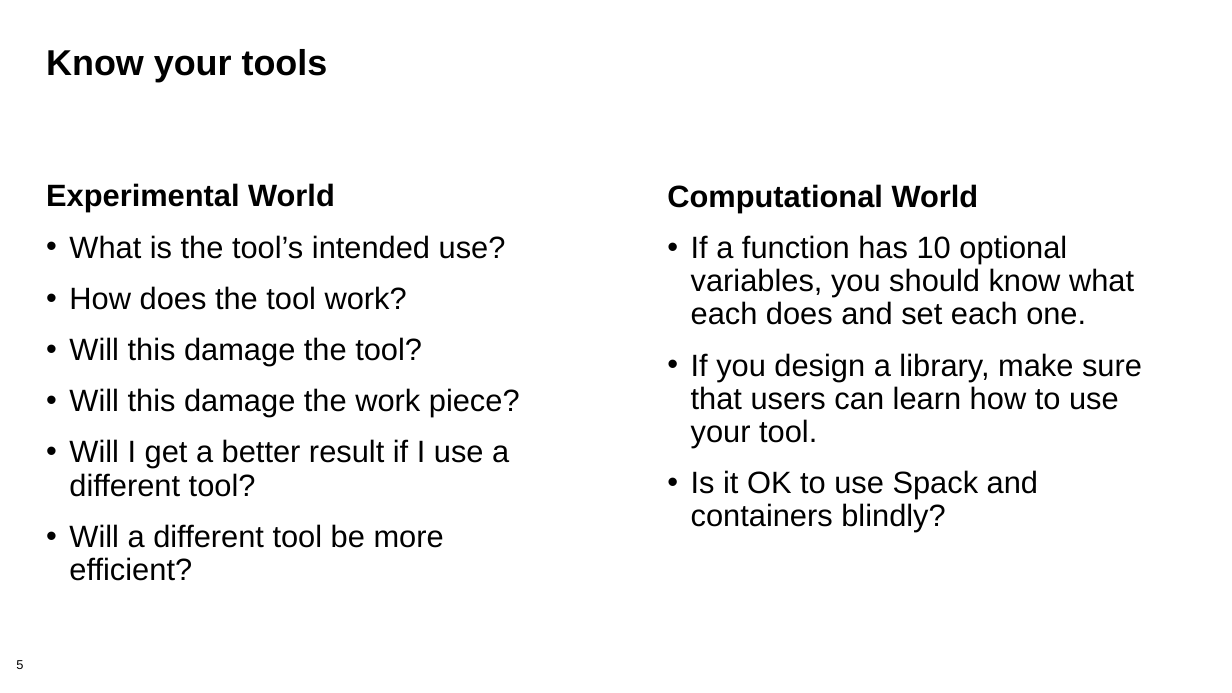
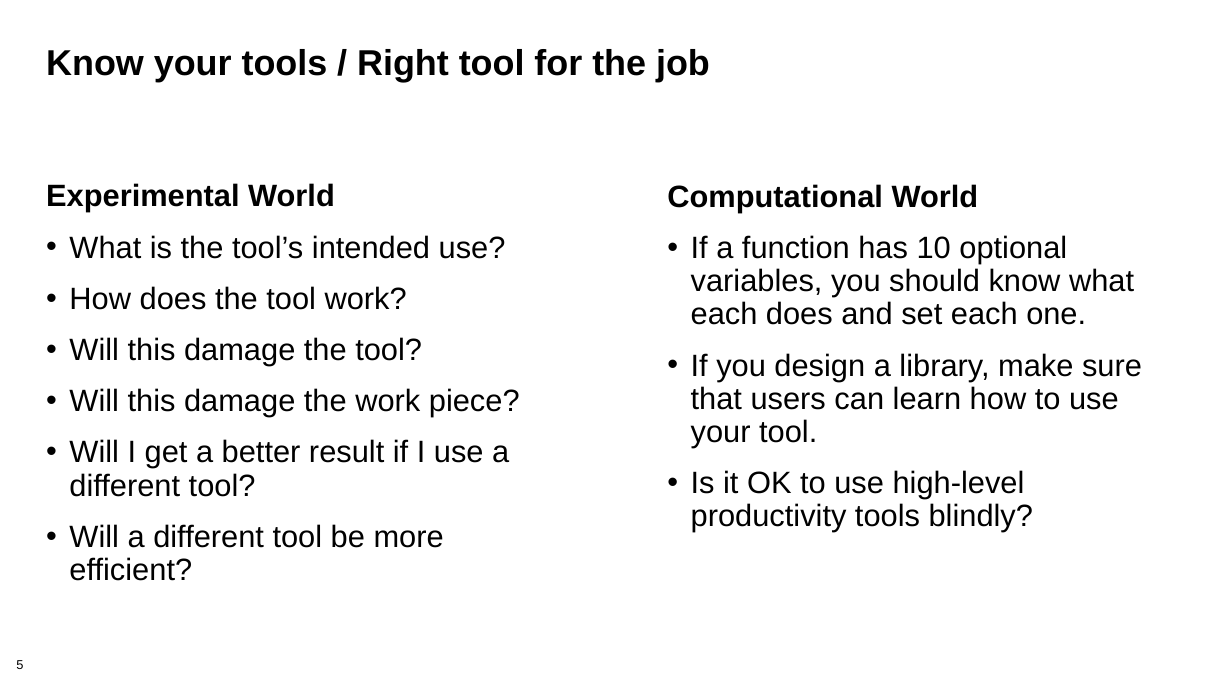
Before and after one commit to bssw-tutorial/presentations, a slide deck: slide 5 of computational-expts.pptx. Drawn at 1232x693 pixels with LibreOffice and Linux fonts; fonts in the diff are those of the drawing; background and template pictures are left out. Boxes give left, top, right and bottom in pixels: in the first picture for what was removed or moved away, otherwise in the second. Text is boxed around its words. In the diff, an @@ line names an element or a change of style, - is before the commit and + after.

```diff
--- a/computational-expts.pptx
+++ b/computational-expts.pptx
@@ title at (46, 49, 710, 82): text changed @@
-Know your tools
+Know your tools / Right tool for the job
@@ text at (691, 470, 1033, 532): text changed @@
-• Is it OK to use Spack and containers blindly?
+• Is it OK to use high-level productivity tools blindly?
```
Also in this commit, not shown: 10 other slides changed.
